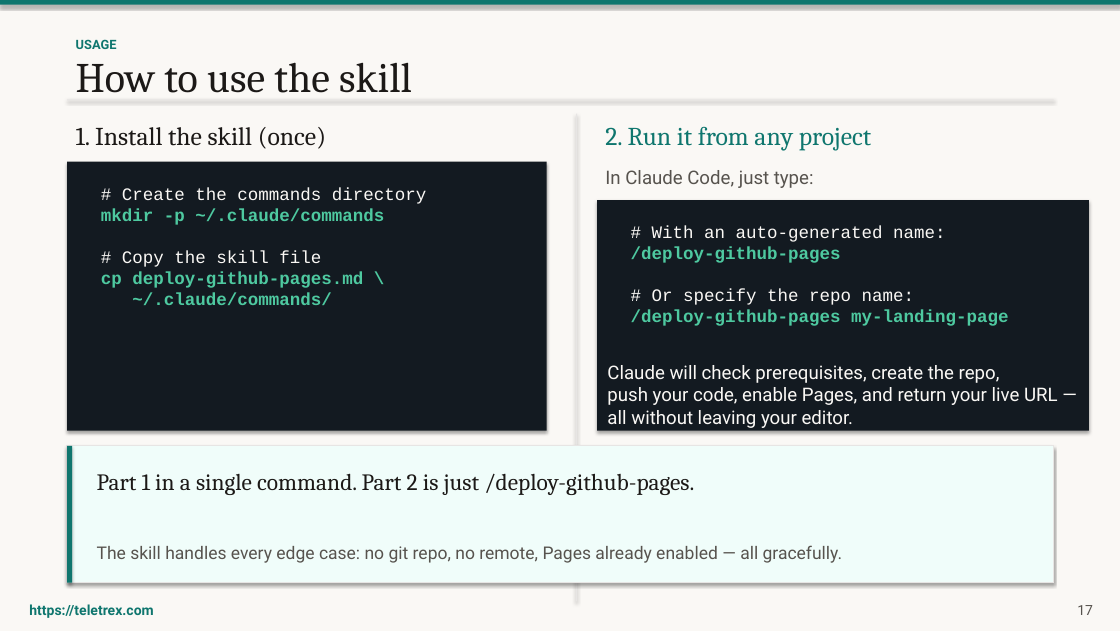
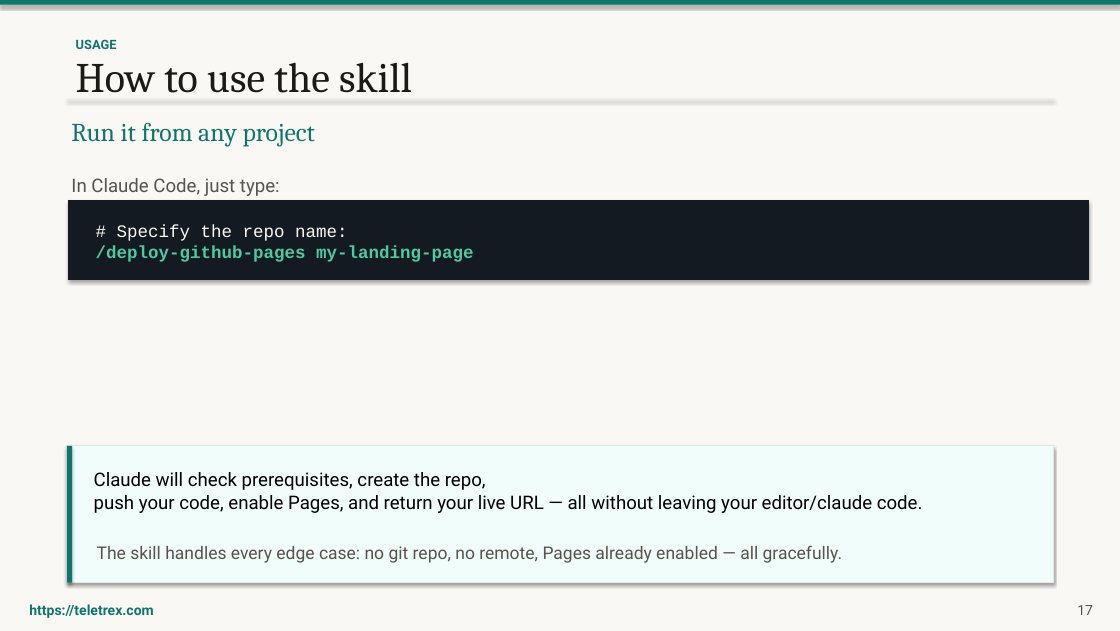
Before and after one commit to louisroehrs/github-pages-training, a slide deck: slide 20 of slides/GitHub-Pages-Training.pptx (slide 18 before the commit). Drawn at 1120x631 pixels with LibreOffice and Linux fonts; fonts in the diff are those of the drawing. Boxes give left, top, right and bottom in pixels: in the first picture for what was removed or moved away, otherwise in the second. Text is boxed around its words. In the diff, an @@ line names an element or a change of style, - is before the commit and + after.

```diff
--- a/slides/GitHub-Pages-Training.pptx
+++ b/slides/GitHub-Pages-Training.pptx
@@ rectangle removed at <box>576,114,577,601</box> @@
@@ text at <box>71,122,315,147</box>: text changed @@
-2. Run it from any project
+Run it from any project
@@ text removed at <box>76,127,326,149</box> @@
-1. Install the skill (once)
@@ text "In Claude Code, just type:": place and size @@
-text "In Claude Code, just type:" at <box>605,170,814,188</box>
+text "In Claude Code, just type:" at <box>71,178,280,196</box>
@@ rectangle removed at <box>67,161,547,431</box> @@
@@ rectangle added at <box>68,200,1089,280</box>, fill #131A21 @@
@@ text removed at <box>101,187,426,305</box> @@
-# Create the commands directory
-mkdir -p ~/.claude/commands
-# Copy the skill file
-cp deploy-github-pages.md \
-~/.claude/commands/
@@ rectangle removed at <box>597,200,1089,431</box> @@
@@ text "# Specify the repo name:": place and size @@
-text "# Specify the repo name:" at <box>631,226,1009,326</box>
+text "# Specify the repo name:" at <box>96,225,474,262</box>
@@ text at <box>117,225,348,241</box>: text changed @@
-# With an auto-generated name:
-/deploy-github-pages
-# Or specify the repo name:
+# Specify the repo name:
@@ text "Claude will check prerequisites, create ...": place and size @@
-text "Claude will check prerequisites, create ..." at <box>607,365,1058,428</box>
+text "Claude will check prerequisites, create ..." at <box>94,472,923,513</box>
@@ text at <box>94,472,486,490</box>: text colour #FAF8F5 to #000000 in "Claude will check prerequisites, create the repo," @@
@@ text removed at <box>97,473,694,495</box> @@
-Part 1 in a single command. Part 2 is just /deploy-github-pages.
@@ text at <box>94,495,923,513</box>: text changed; text colour #FAF8F5 to #000000 @@
-push your code, enable Pages, and return your live URL — all without leaving your editor.
+push your code, enable Pages, and return your live URL — all without leaving your editor/claude code.
```
Also in this commit, not shown: 16 other slides changed, 13 slides added, 2 other files.
